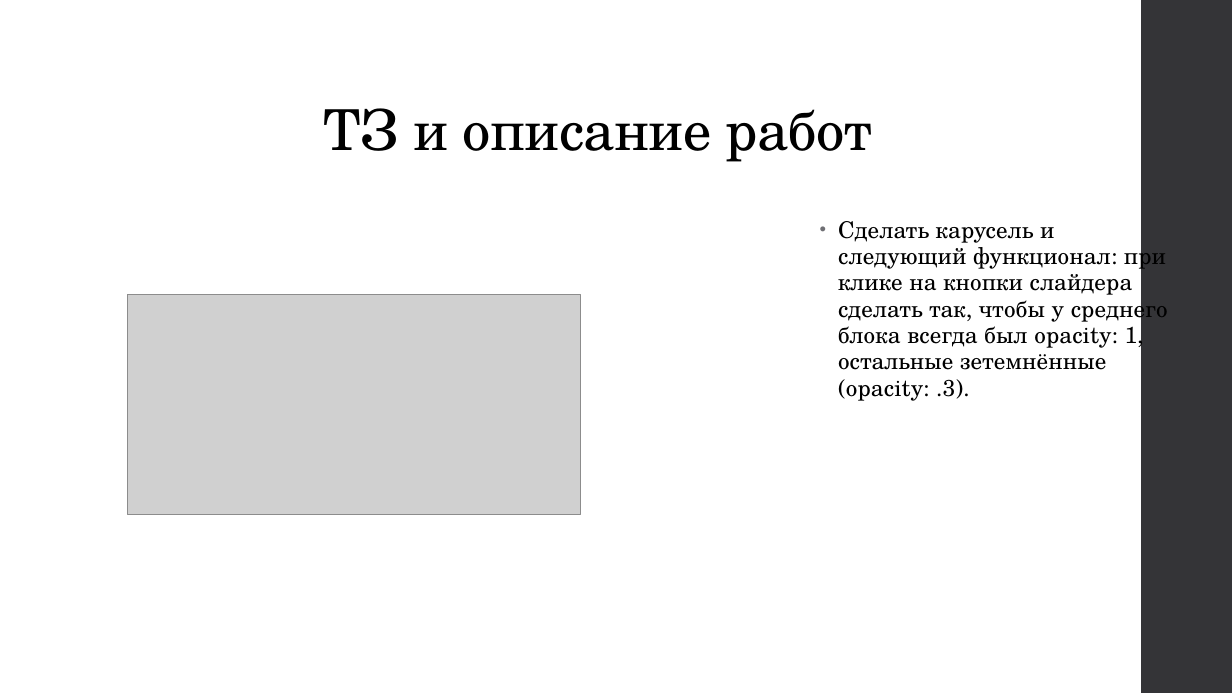
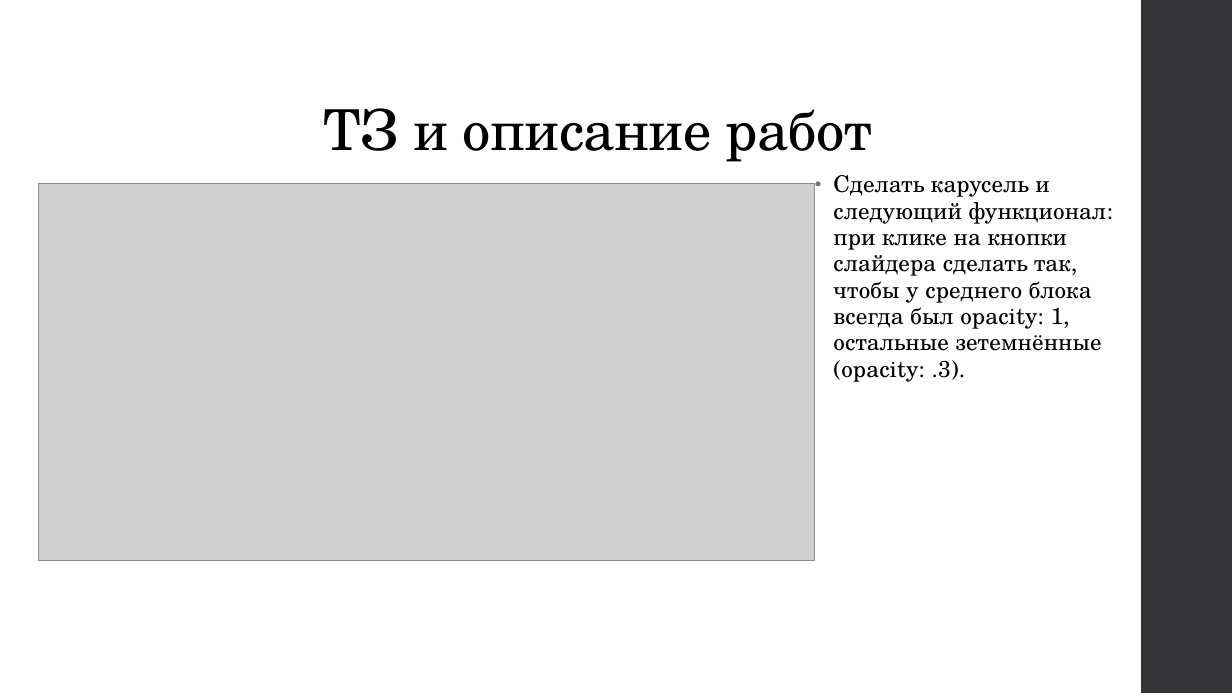
Before and after one commit to Darya2006/Dop, a slide deck: slide 5 of Проект по Доп.pptx. Drawn at 1232x693 pixels with LibreOffice and Linux fonts; fonts in the diff are those of the drawing; grey boxes stand for pictures. Boxes give left, top, right and bottom in pixels: in the first picture for what was removed or moved away, otherwise in the second. Text is boxed around its words. In the diff, an @@ line names an element or a change of style, - is before the commit and + after.

```diff
--- a/Проект по Доп.pptx
+++ b/Проект по Доп.pptx
@@ text "Сделать карусель и следующий функционал: ..." rewrapped from bbox=[838, 221, 1168, 401] to bbox=[833, 175, 1106, 382] @@
@@ picture: place and size @@
-picture at bbox=[128, 295, 580, 515]
+picture at bbox=[39, 184, 815, 561]
```
